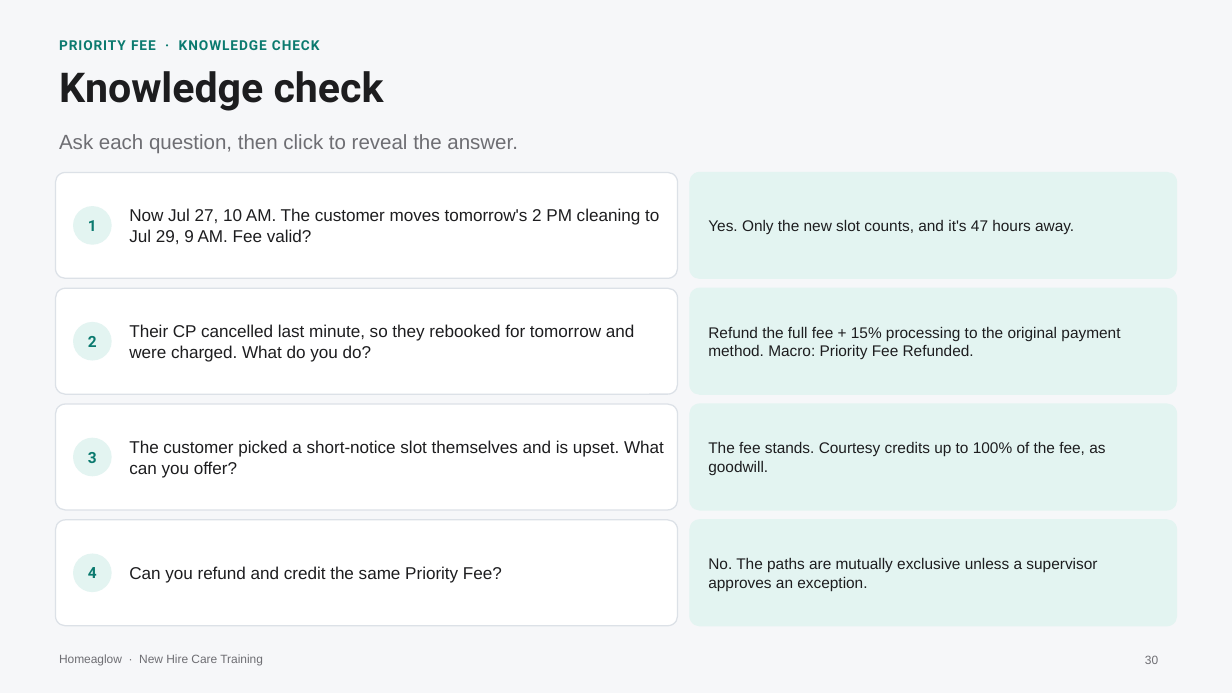
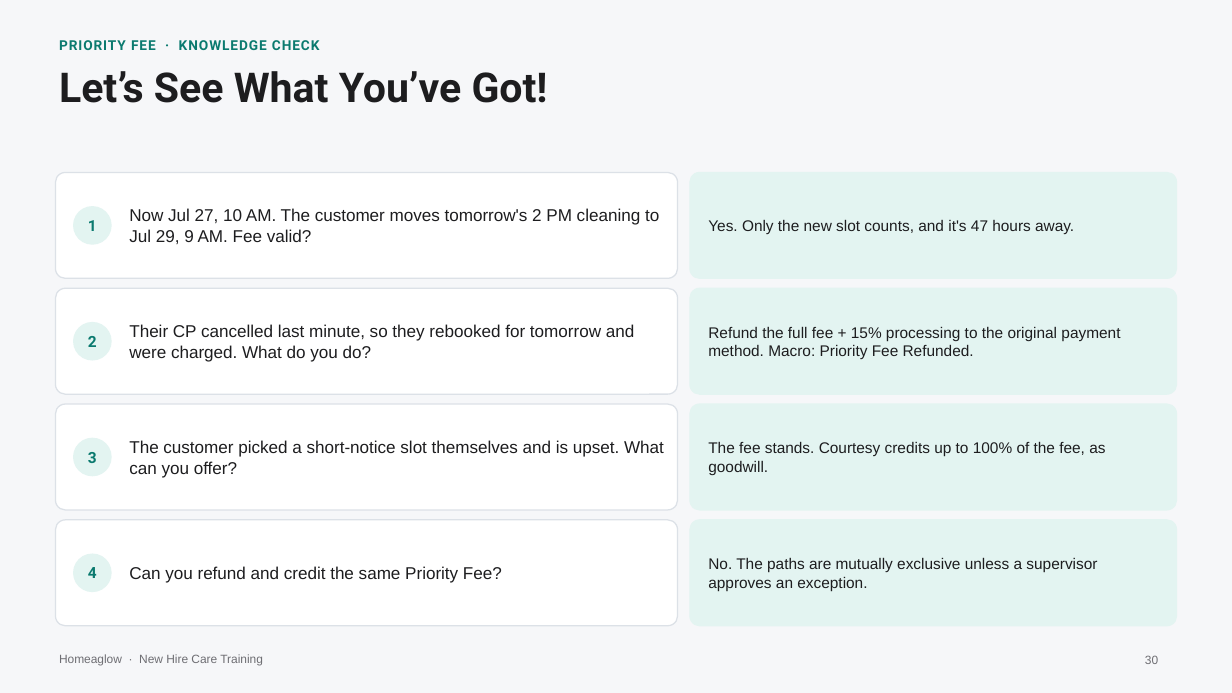
Before and after one commit to anjulimichelle/training, a slide deck: slide 30 of incorrect-info-lmc-lockout/incorrect-info-lmc-lockout.pptx. Drawn at 1232x693 pixels with LibreOffice and Linux fonts; fonts in the diff are those of the drawing. Boxes give left, top, right and bottom in pixels: in the first picture for what was removed or moved away, otherwise in the second. Text is boxed around its words. In the diff, an @@ line names an element or a change of style, - is before the commit and + after.

```diff
--- a/incorrect-info-lmc-lockout/incorrect-info-lmc-lockout.pptx
+++ b/incorrect-info-lmc-lockout/incorrect-info-lmc-lockout.pptx
@@ text at [59, 71, 548, 103]: text changed @@
-Knowledge check
+Let’s See What You’ve Got!
@@ text removed at [59, 134, 518, 153] @@
-Ask each question, then click to reveal the answer.
```
Also in this commit, not shown: 2 other slides changed, 2 other files.
